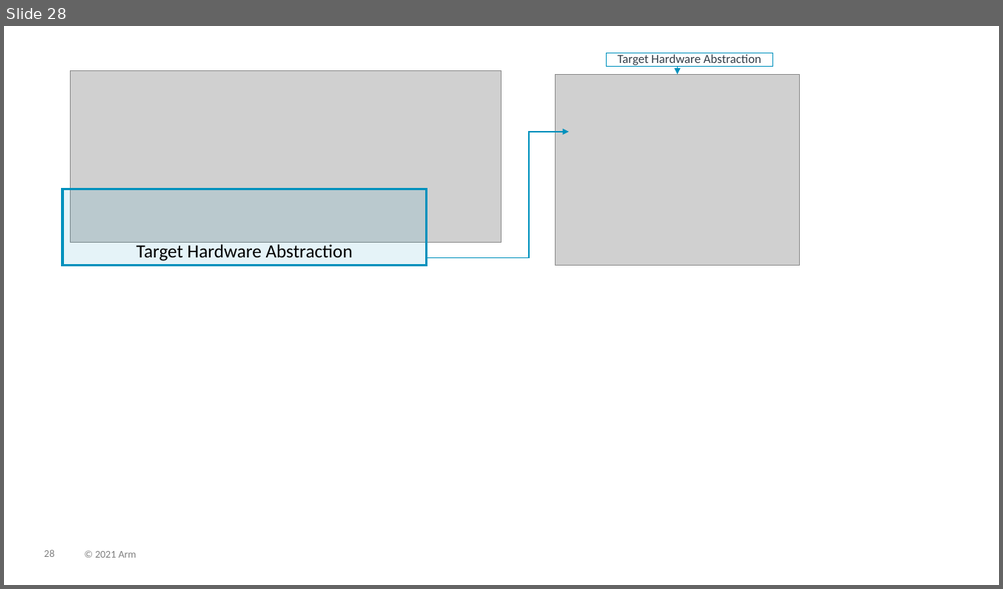
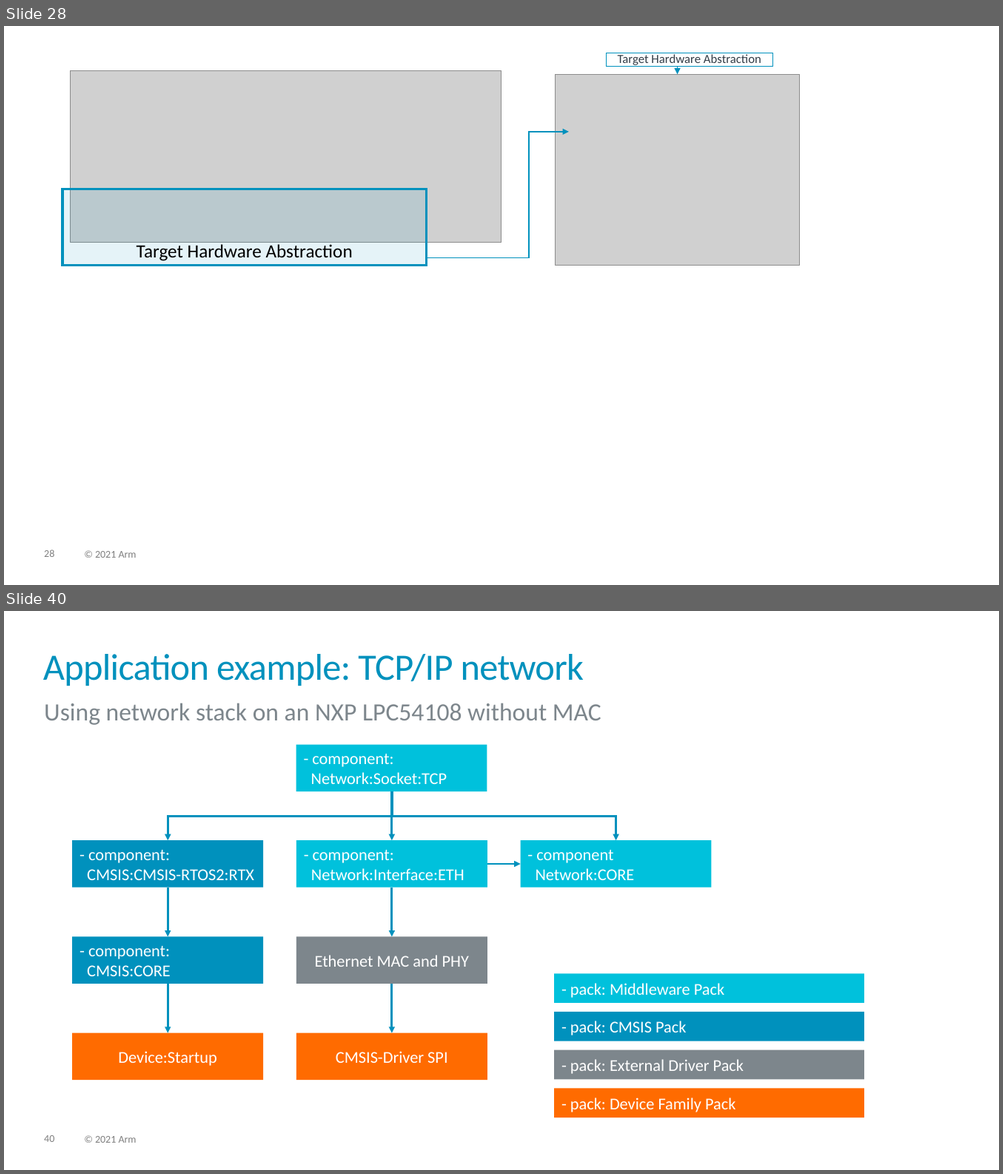
Before and after one commit to Open-CMSIS-Pack/cmsis-toolbox, a slide deck: docs/images/overview.pptx. Shown one above the other, each under a label of ours: slide 28 before the commit, slides 28 and 40 after it; the slides between them are not shown. The pictures are 1003x589 and 1003x1174 pixels, drawn with LibreOffice and Linux fonts; fonts in the diff are those of the drawing; grey boxes stand for pictures. Boxes give left, top, right and bottom in pixels: in the first picture for what was removed or moved away, otherwise in the second. Text is boxed around its words. In the diff, an @@ line names an element or a change of style, - is before the commit and + after.

Commit message:
Added: Create applications from components

```diff
--- a/docs/images/overview.pptx
+++ b/docs/images/overview.pptx
@@ slide 40 added at [4,611,999,1170], background #FFFFFF; not listed: 2 template elements that a slide beside it also shows @@
@@ title added at [43,654,583,686], 36 pt, text #0091BD @@
+Application example: TCP/IP network
@@ text added at [44,703,601,725], 24 pt, text #7D868C @@
+Using network stack on an NXP LPC54108 without MAC
@@ rectangle added at [296,744,486,792], fill #00C1DC, 16 pt, text #FFFFFF @@
+- component:
+Network:Socket:TCP
@@ elbow arrow added from (391, 792) to (168, 841), #0091BD 2 pt @@
@@ elbow arrow added from (391, 792) to (616, 841), #0091BD 2 pt @@
@@ elbow arrow added from (392, 792) to (392, 841), #0091BD 2 pt @@
@@ rectangle added at [73,841,264,888], fill #0091BD, 16 pt, text #FFFFFF @@
+- component:
+CMSIS:CMSIS-RTOS2:RTX
@@ rectangle added at [296,841,487,888], fill #00C1DC, 16 pt, text #FFFFFF @@
+- component:
+Network:Interface:ETH
@@ rectangle added at [521,841,711,888], fill #00C1DC, 16 pt, text #FFFFFF @@
+- component
+Network:CORE
@@ arrow added from (487, 864) to (521, 864), #0091BD 2 pt @@
@@ arrow added from (168, 888) to (168, 937), #0091BD 2 pt @@
@@ arrow added from (392, 888) to (392, 937), #0091BD 2 pt @@
@@ rectangle added at [73,937,264,984], fill #0091BD, 16 pt, text #FFFFFF @@
+- component:
+CMSIS:CORE
@@ rectangle added at [296,937,487,984], fill #7D868C, 16 pt, text #FFFFFF @@
+Ethernet MAC and PHY
@@ arrow added from (168, 984) to (168, 1034), #0091BD 2 pt @@
@@ arrow added from (392, 984) to (392, 1034), #0091BD 2 pt @@
@@ rectangle added at [554,974,864,1002], fill #00C1DC, 16 pt, text #FFFFFF @@
+- pack: Middleware Pack
@@ rectangle added at [554,1012,864,1042], fill #0091BD, 16 pt, text #FFFFFF @@
+- pack: CMSIS Pack
@@ rectangle added at [73,1034,264,1080], fill #FF6B00, 16 pt, text #FFFFFF @@
+Device:Startup
@@ rectangle added at [296,1034,487,1080], fill #FF6B00, 16 pt, text #FFFFFF @@
+CMSIS-Driver SPI
@@ rectangle added at [554,1051,864,1079], fill #7D868C, 16 pt, text #FFFFFF @@
+- pack: External Driver Pack
@@ rectangle added at [554,1088,864,1118], fill #FF6B00, 16 pt, text #FFFFFF @@
+- pack: Device Family Pack
```
Also in this commit, not shown: 12 other slides added, 5 other files.
